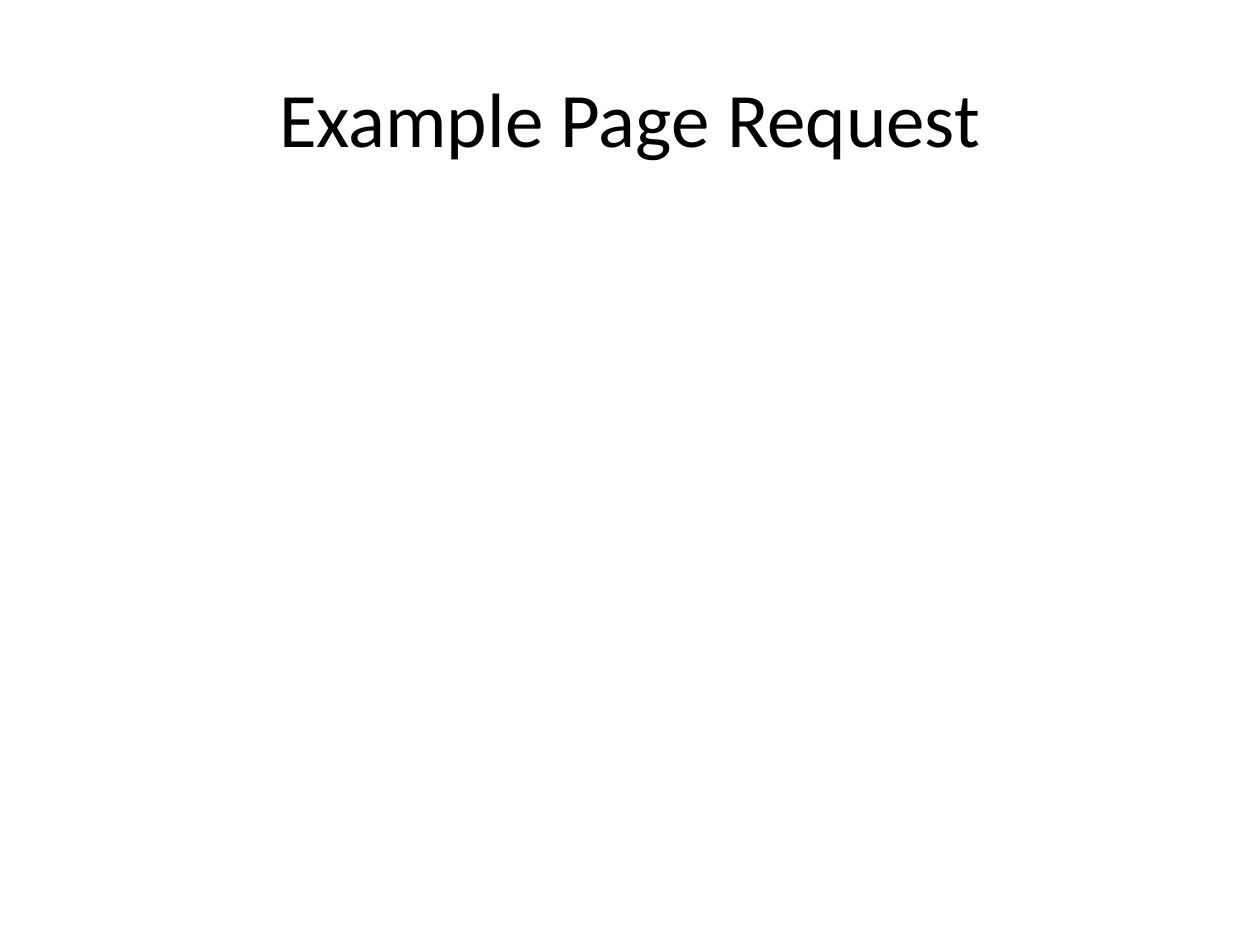
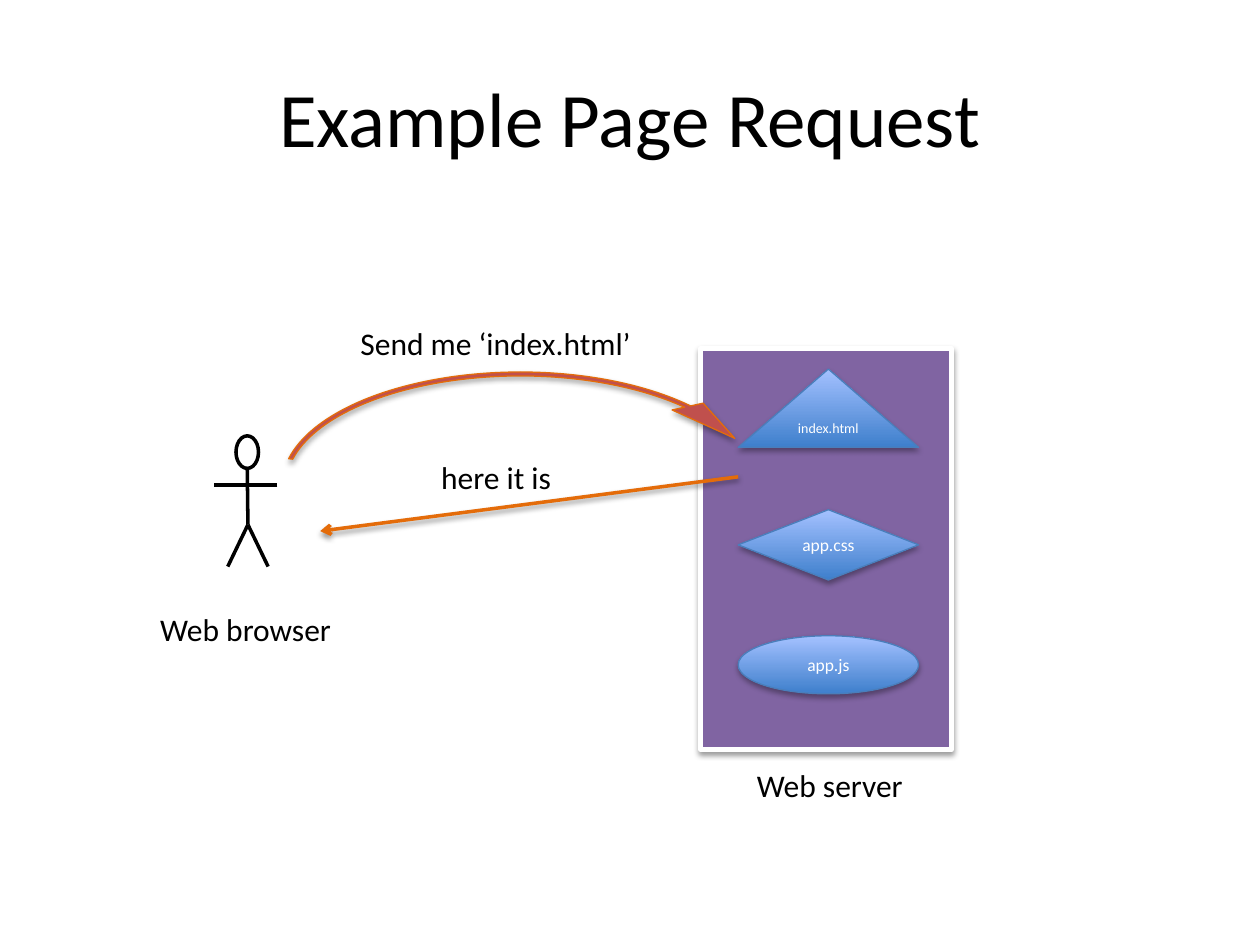
Before and after one commit to xiliax/web-programming-fundamentals, a slide deck: slide 198 of docs/learn-computer-programming.pptx (slide 182 before the commit). Drawn at 1260x945 pixels with LibreOffice and Linux fonts; fonts in the diff are those of the drawing. Boxes give left, top, right and bottom in pixels: in the first picture for what was removed or moved away, otherwise in the second. Text is boxed around its words. In the diff, an @@ line names an element or a change of style, - is before the commit and + after.

Commit message:
Updated document, slides and code example for c05s22 - Misc : IIFE - Immediately Invoked Function Expression

```diff
--- a/docs/learn-computer-programming.pptx
+++ b/docs/learn-computer-programming.pptx
@@ circular arrow added at (268, 358, 772, 612), fill #C0504D, outline #E46C0A 0.75 pt @@
@@ text added at (360, 332, 631, 356), 18 pt, text #000000 @@
+Send me ‘index.html’
@@ rectangle added at (701, 349, 951, 750), fill #8064A2, outline #FFFFFF 3 pt @@
@@ triangle added at (738, 369, 919, 447), fill gradient #3F80CE to #A4C4FF, outline #4B7EBC 0.75 pt, 8 pt, text #FFFFFF @@
+index.html
@@ arrow added from (738, 476) to (320, 532), #E46C0A 2 pt @@
@@ text added at (441, 467, 550, 490), 18 pt, text #000000 @@
+here it is
@@ group added at (214, 436, 277, 567): 4 lines, 1 ellipse @@
@@ diamond added at (738, 510, 919, 581), fill gradient #3F80CE to #A4C4FF, outline #4B7EBC 0.75 pt, 10 pt, text #FFFFFF @@
+app.css
@@ text added at (160, 619, 331, 642), 18 pt, text #000000 @@
+Web browser
@@ ellipse added at (738, 636, 919, 694), fill gradient #3F80CE to #A4C4FF, outline #4B7EBC 0.75 pt, 10 pt, text #FFFFFF @@
+app.js
@@ text added at (757, 775, 903, 798), 18 pt, text #000000 @@
+Web server
```
Also in this commit, not shown: 5 other slides changed, 16 slides added, 2 slides removed, 10 other files.
